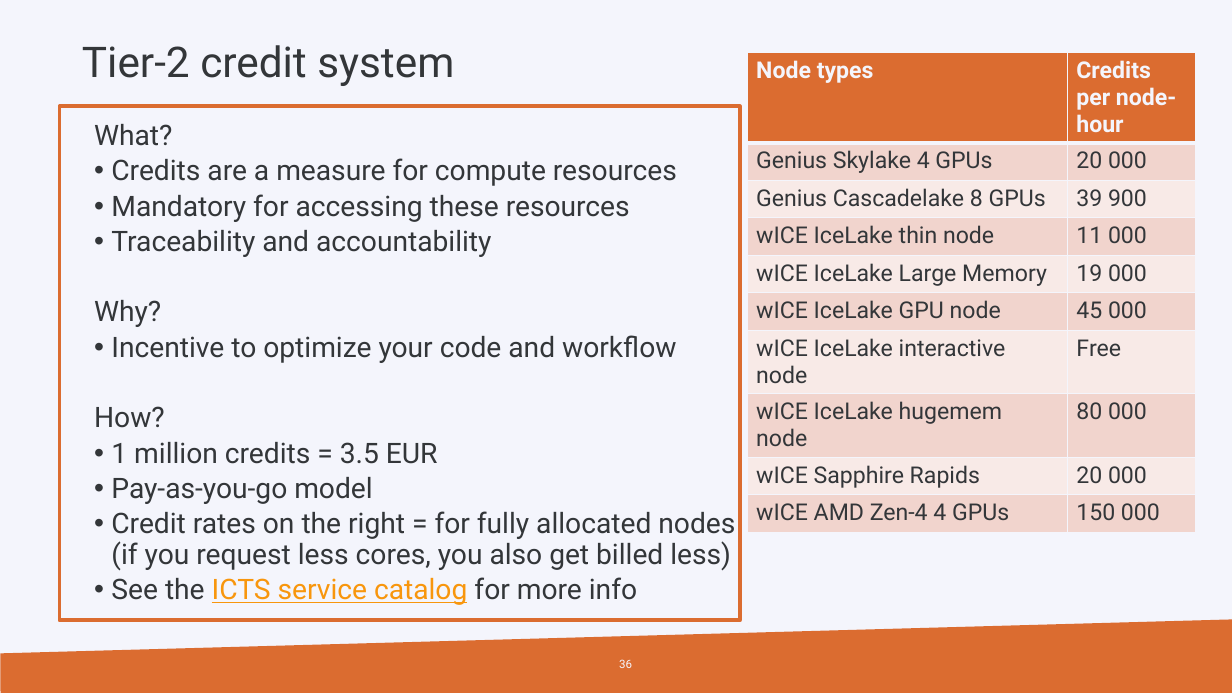
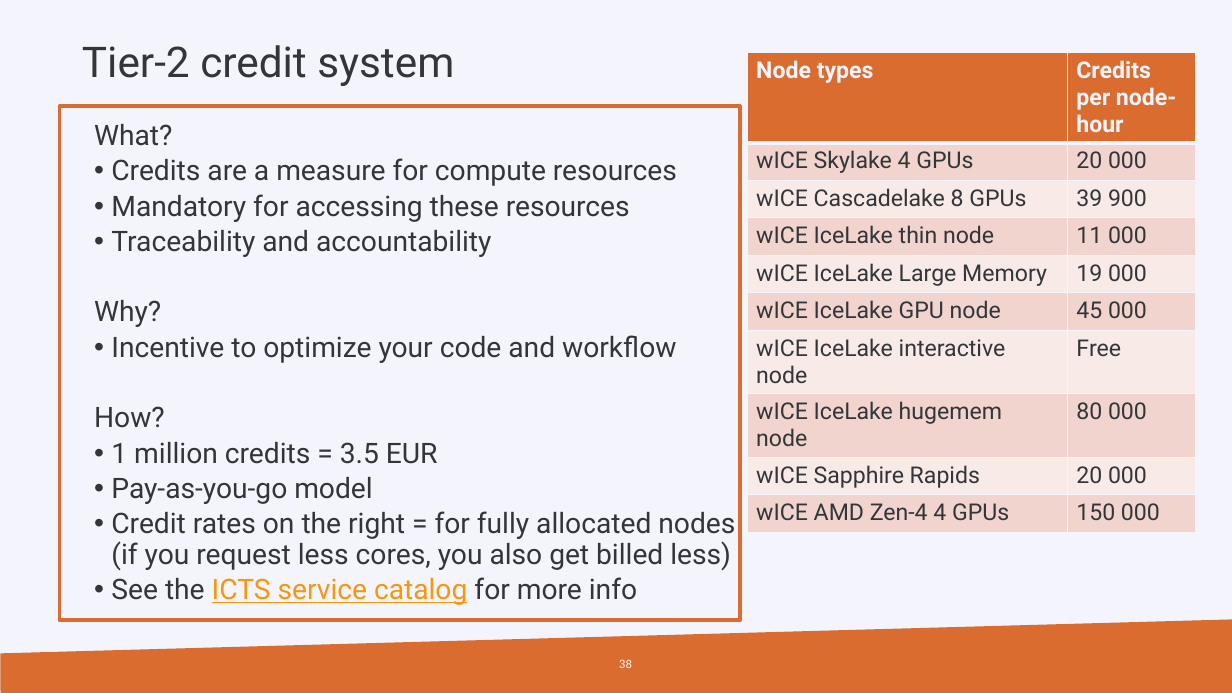
Before and after one commit to hpcleuven/HPC-intro, a slide deck: slide 38 of HPCintro.pptx (slide 36 before the commit). Drawn at 1232x693 pixels with LibreOffice and Linux fonts; fonts in the diff are those of the drawing; background and template pictures are left out. Boxes give left, top, right and bottom in pixels: in the first picture for what was removed or moved away, otherwise in the second. Text is boxed around its words. In the diff, an @@ line names an element or a change of style, - is before the commit and + after.

Commit message:
Update HPC intro slides.
This update contains changes relating to addition of Mindwell and the integration the Genius GPU resources into wICE.

```diff
--- a/HPCintro.pptx
+++ b/HPCintro.pptx
@@ table at [747,53,1195,524] @@
-row 2, column 1: Genius Skylake 4 GPUs
+row 2, column 1: wICE Skylake 4 GPUs
-row 3, column 1: Genius Cascadelake 8 GPUs
+row 3, column 1: wICE Cascadelake 8 GPUs
@@ page number at [619,659,632,668]: text changed @@
-36
+38
```
Also in this commit, not shown: 19 other slides changed, 5 slides added, 3 slides removed, 1 other file.
